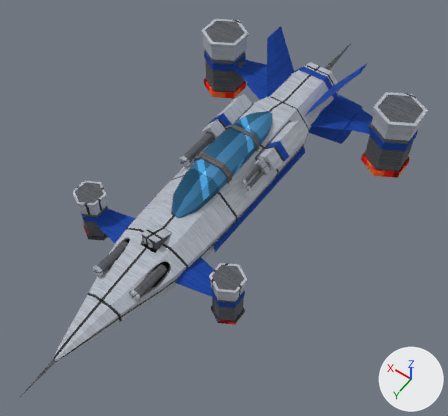
What one commit did to the Blender file tools/lowforge/models/needletail.blend.
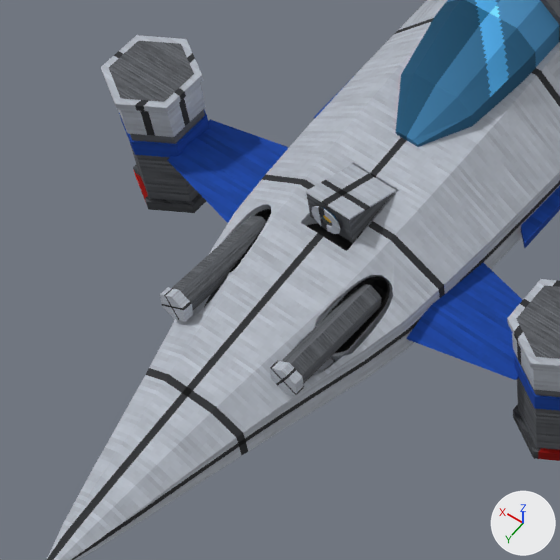
There are two pictures of each version: one whole from a 50 mm camera at (-46.4, 58.4, 93.1) aimed at (-2.7, -2.8, -3.0), one close up on the part from 9% to 51% of the width and 41% to 86% of the height. Every picture has the same lights, and +X, +Y and +Z are marked at lower right. The older version's two pictures come first.

The older version as bpy lines, for what is in view:
```python
ob_barrel = bpy.data.objects.new('barrel', me_barrel)
ob_barrel.parent = ob_hp_1
ob_barrel.location = (-4.137, 17.31, 2.204)
ob_barrel.rotation_euler = (0.12, -0.511, -0.059)  # degrees (6.9, -29, -3.4)
ob_barrel.scale = (0.32, 0.32, 0.32)
ob_fuselage = bpy.data.objects.new('fuselage', me_fuselage)
ob_fuselage.location = (0.0, 0.0, 0.0)
ob_hp_1 = bpy.data.objects.new('hp_1', None)
ob_hp_1.parent = ob_joint_run_l
ob_hp_1.location = (-4.137, 17.31, 2.204)
ob_hp_1.rotation_euler = (0.12, -0.511, -0.059)  # degrees (6.9, -29, -3.4)
ob_hp_1.scale = (0.32, 0.32, 0.32)
ob_lamp_lid = bpy.data.objects.new('lamp_lid', me_lamp_lid)
ob_lamp_lid.parent = ob_joint_lamp
ob_lamp_lid.location = (0.0, 0.0, 0.0)
ob_muzzle = bpy.data.objects.new('muzzle', me_muzzle)
ob_muzzle.parent = ob_hp_1
ob_muzzle.location = (-4.137, 17.31, 2.204)
ob_muzzle.rotation_euler = (0.12, -0.511, -0.059)  # degrees (6.9, -29, -3.4)
ob_muzzle.scale = (0.32, 0.32, 0.32)
ob_port_bay = bpy.data.objects.new('port_bay', me_port_bay)
ob_port_bay.location = (0.0, 0.0, 0.0)
ob_port_bay_001 = bpy.data.objects.new('port_bay.001', me_port_bay_001)
ob_port_bay_001.location = (0.0, 0.0, 0.0)
ob_shell = bpy.data.objects.new('shell', me_shell)
ob_shell.parent = ob_joint_shell_lt
ob_shell.location = (0.0, 0.0, 0.0)
ob_shell_001 = bpy.data.objects.new('shell.001', me_shell_001)
ob_shell_001.parent = ob_joint_shell_lb
ob_shell_001.location = (0.0, 0.0, 0.0)
# also in view: 'booster_cowl' at (-15.5, 14.0, 3.6); 'intake_lip.002' at (15.5, 14.0, 5.2); 'intake_lip' at (-15.5, 14.0, 5.2); 'intake' at (-15.5, 14.0, 5.5); 'canard' at (-10.1, 14.0, 0.0)
```
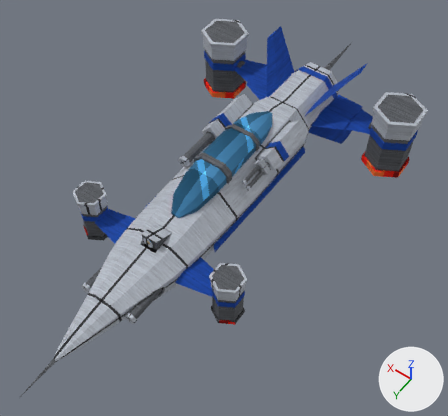
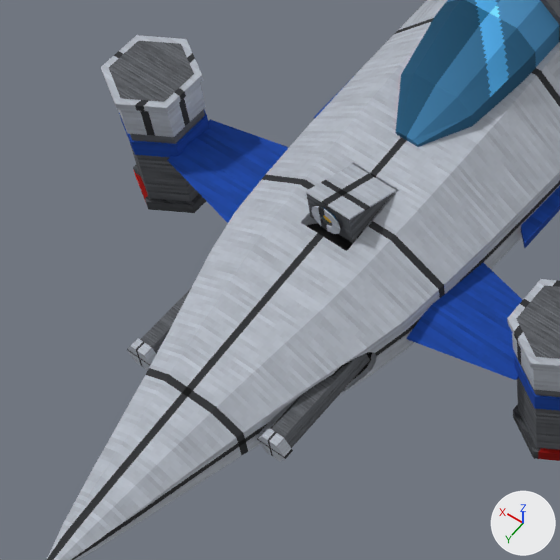
ob_hp_1 is not drawn itself; it is the parent of ob_barrel, ob_muzzle.
ob_joint_run_l is not drawn itself; it is the parent of ob_hp_1.
ob_hp_2 is not drawn itself; it is the parent of ob_barrel_001, ob_muzzle_001.
ob_joint_run_r is not drawn itself; it is the parent of ob_hp_2.

Changed parts and their boxes [x1, y1, x2, y2] in the close-ups (560 x 560 px; the box of a moved part takes in the faces that stretch with it):
'barrel', moved, turned
    before: [282, 284, 381, 384]
    after: [270, 353, 370, 448]
'barrel.001', moved, turned
    before: [172, 215, 266, 310]
    after: [140, 287, 192, 354]
'muzzle', moved, turned
    before: [270, 361, 304, 395]
    after: [257, 428, 293, 461]
'muzzle.001', moved, turned
    before: [160, 287, 193, 321]
    after: [127, 338, 156, 370]
'port_bay', deleted
    before: [324, 276, 390, 353]
'port_bay.001', deleted (mostly hidden)
    before: [230, 209, 271, 272]
'shell', moved (not visible afterwards)
    before: [315, 276, 376, 327]
'cheek_bay', added (mostly hidden)
    after: [332, 352, 372, 379]
'shell.001', moved (not visible afterwards)
    before: [332, 308, 384, 356]
part 1 of me_fuselage, moved or reshaped (mostly hidden afterwards)
    before: [168, 175, 444, 407]
    after: [234, 320, 409, 457]

What changed in the scene script:
```text
Change me_fuselage:
    remove me_fuselage.from_pydata(...)  # 735 vertices, 869 faces; spans x -7.9..7.9, y -43.5..39.9, z -3.4..5.8
    add me_fuselage.from_pydata(...)  # 677 vertices, 813 faces; spans x -7.9..7.9, y -43.5..39.9, z -3.4..5.8
    me_fuselage part 1: 4 vertices moved from x -5.5..5.5, y 20.2..23.0, z 1.6..1.7 to x -5.8..5.8, y 20.2..23.0, z 1.1; 519 vertices removed from x -5.6..5.6, y 16.0..24.3, z -0.1..3.3; 461 vertices added at x -6.0..6.0, y 19.0..27.1, z -1.5..1.5
Remove ob_port_bay:
    ob_port_bay = bpy.data.objects.new('port_bay', me_port_bay)
Change ob_shell:
    ob_shell.matrix_parent_inverse: Matrix(((1.0, 0.0, 0.0, 4.137), (0.0, 1.0, 0.0, -19.0), (0.0, 0.0, 1.0, -2.091), (0.0, 0.0, 0.0, 1.0))) -> Matrix(((1.0, 0.0, 0.0, 5.0), (0.0, 1.0, 0.0, -21.0), (0.0, 0.0, 1.0, 0.0), (0.0, 0.0, 0.0, 1.0)))
Change ob_shell_001:
    ob_shell_001.matrix_parent_inverse: Matrix(((1.0, 0.0, 0.0, 4.137), (0.0, 1.0, 0.0, -19.0), (0.0, 0.0, 1.0, -2.091), (0.0, 0.0, 0.0, 1.0))) -> Matrix(((1.0, 0.0, 0.0, 5.0), (0.0, 1.0, 0.0, -21.0), (0.0, 0.0, 1.0, 0.0), (0.0, 0.0, 0.0, 1.0)))
Change ob_barrel:
    ob_barrel.rotation_euler: (0.12, -0.511, -0.059) -> (0.0, 0.0, 0.0)  # degrees (6.9, -29, -3.4) -> degrees (0, 0, 0)
    ob_barrel.matrix_parent_inverse: Matrix(((2.721, -0.161, 1.528, 10.67), (0.0, 3.108, 0.327, -54.53), (-1.537, -0.284, 2.706, -7.396), (0.0, 0.0, 0.0, 1.0))) -> Matrix(((3.125, 0.0, 0.0, 15.62), (0.0, 3.125, 0.0, -61.94), (0.0, 0.0, 3.125, 0.0), (0.0, 0.0, 0.0, 1.0)))
    ob_barrel.location: (-4.137, 17.31, 2.204) -> (-5.0, 19.82, 0.0)
Change ob_muzzle:
    ob_muzzle.rotation_euler: (0.12, -0.511, -0.059) -> (0.0, 0.0, 0.0)  # degrees (6.9, -29, -3.4) -> degrees (0, 0, 0)
    ob_muzzle.matrix_parent_inverse: Matrix(((2.721, -0.161, 1.528, 10.67), (0.0, 3.108, 0.327, -54.53), (-1.537, -0.284, 2.706, -7.396), (0.0, 0.0, 0.0, 1.0))) -> Matrix(((3.125, 0.0, 0.0, 15.62), (0.0, 3.125, 0.0, -61.94), (0.0, 0.0, 3.125, 0.0), (0.0, 0.0, 0.0, 1.0)))
    ob_muzzle.location: (-4.137, 17.31, 2.204) -> (-5.0, 19.82, 0.0)
Change ob_hp_1:
    ob_hp_1.rotation_euler: (0.12, -0.511, -0.059) -> (0.0, 0.0, 0.0)  # degrees (6.9, -29, -3.4) -> degrees (0, 0, 0)
    ob_hp_1.matrix_parent_inverse: Matrix(((1.0, 0.0, 0.0, 4.137), (0.0, 1.0, 0.0, -17.31), (0.0, 0.0, 1.0, -2.204), (0.0, 0.0, 0.0, 1.0))) -> Matrix(((1.0, 0.0, 0.0, 5.0), (0.0, 1.0, 0.0, -19.82), (0.0, 0.0, 1.0, 0.0), (0.0, 0.0, 0.0, 1.0)))
    ob_hp_1.location: (-4.137, 17.31, 2.204) -> (-5.0, 19.82, 0.0)
Change ob_joint_run_l:
    ob_joint_run_l.location: (-4.137, 17.31, 2.204) -> (-5.0, 19.82, 0.0)
Remove ob_port_bay_001:
    ob_port_bay_001 = bpy.data.objects.new('port_bay.001', me_port_bay_001)
Change ob_barrel_001:
    ob_barrel_001.rotation_euler: (0.12, 0.511, 0.059) -> (0.0, 0.0, 0.0)  # degrees (6.9, 29, 3.4) -> degrees (0, 0, 0)
    ob_barrel_001.matrix_parent_inverse: Matrix(((2.721, 0.161, -1.528, -10.67), (0.0, 3.108, 0.327, -54.53), (1.537, -0.284, 2.706, -7.396), (0.0, 0.0, 0.0, 1.0))) -> Matrix(((3.125, 0.0, 0.0, -15.62), (0.0, 3.125, 0.0, -61.94), (0.0, 0.0, 3.125, 0.0), (0.0, 0.0, 0.0, 1.0)))
    ob_barrel_001.location: (4.137, 17.31, 2.204) -> (5.0, 19.82, 0.0)
Change ob_muzzle_001:
    ob_muzzle_001.rotation_euler: (0.12, 0.511, 0.059) -> (0.0, 0.0, 0.0)  # degrees (6.9, 29, 3.4) -> degrees (0, 0, 0)
    ob_muzzle_001.matrix_parent_inverse: Matrix(((2.721, 0.161, -1.528, -10.67), (0.0, 3.108, 0.327, -54.53), (1.537, -0.284, 2.706, -7.396), (0.0, 0.0, 0.0, 1.0))) -> Matrix(((3.125, 0.0, 0.0, -15.62), (0.0, 3.125, 0.0, -61.94), (0.0, 0.0, 3.125, 0.0), (0.0, 0.0, 0.0, 1.0)))
    ob_muzzle_001.location: (4.137, 17.31, 2.204) -> (5.0, 19.82, 0.0)
Change ob_hp_2:
    ob_hp_2.rotation_euler: (0.12, 0.511, 0.059) -> (0.0, 0.0, 0.0)  # degrees (6.9, 29, 3.4) -> degrees (0, 0, 0)
    ob_hp_2.matrix_parent_inverse: Matrix(((1.0, 0.0, 0.0, -4.137), (0.0, 1.0, 0.0, -17.31), (0.0, 0.0, 1.0, -2.204), (0.0, 0.0, 0.0, 1.0))) -> Matrix(((1.0, 0.0, 0.0, -5.0), (0.0, 1.0, 0.0, -19.82), (0.0, 0.0, 1.0, 0.0), (0.0, 0.0, 0.0, 1.0)))
    ob_hp_2.location: (4.137, 17.31, 2.204) -> (5.0, 19.82, 0.0)
Change ob_joint_run_r:
    ob_joint_run_r.location: (4.137, 17.31, 2.204) -> (5.0, 19.82, 0.0)
Add ob_cheek_bay:
    ob_cheek_bay = bpy.data.objects.new('cheek_bay', me_cheek_bay)  # 252 vertices, 236 faces; spans x -5.73..-3.88, y 19.0..23.0, z -1.12..1.12; in mat_bore_void (picture img_void)
    ob_cheek_bay.location = (0.0, 0.0, 0.0)
```
